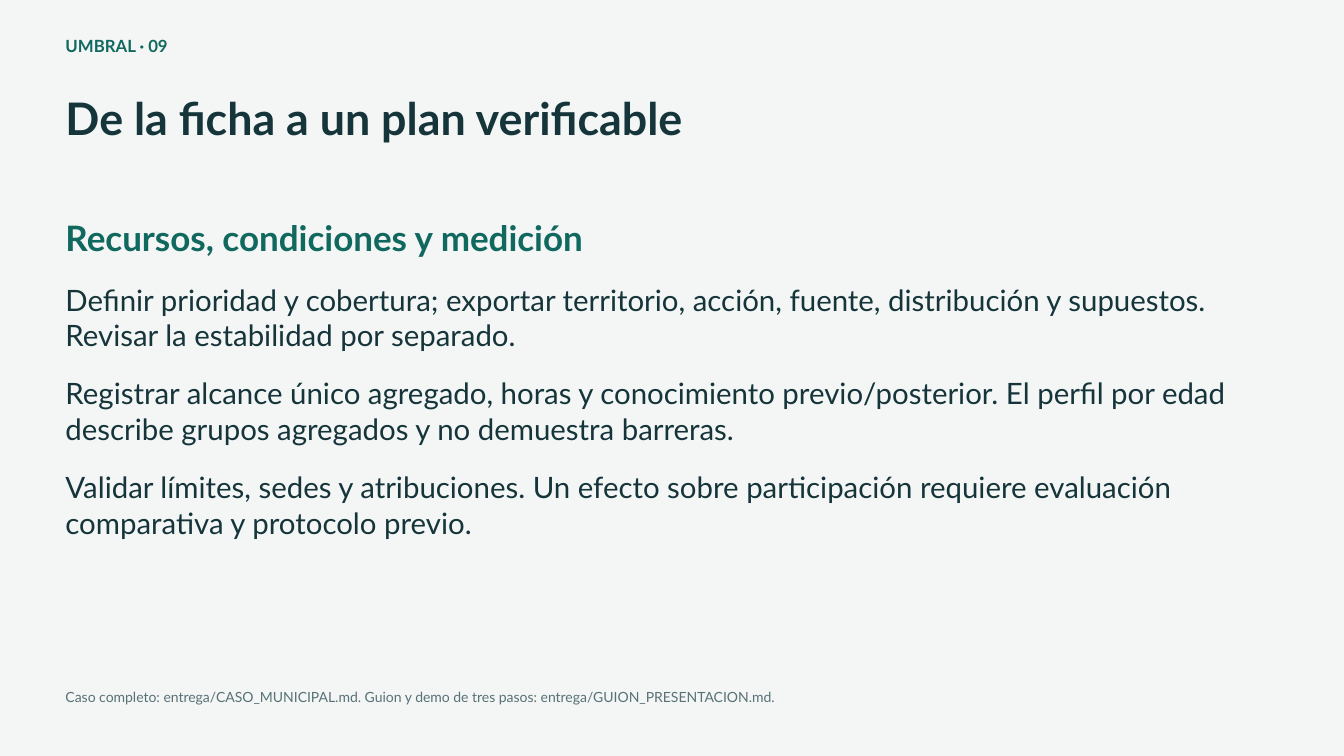
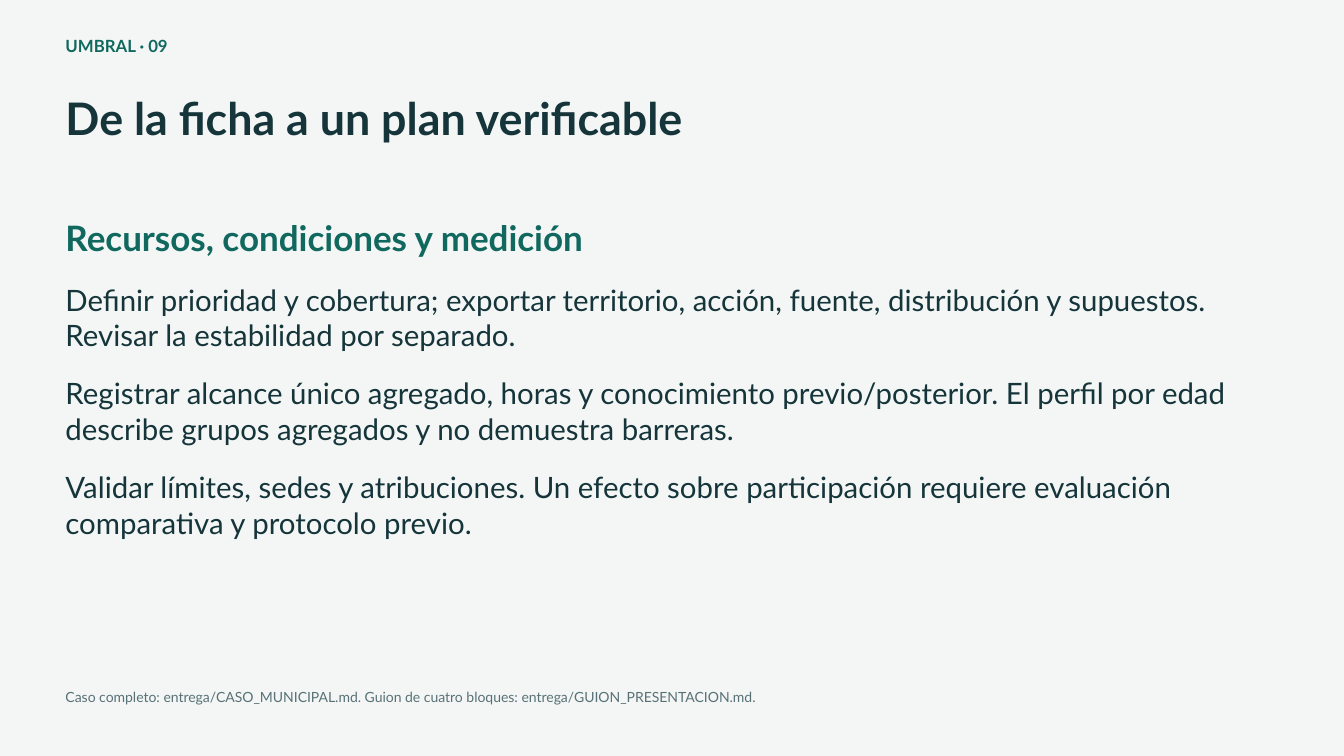
Before and after one commit to Donatelatrump/Ine_Hackaton_2026, a slide deck: slide 9 of 02_Prediccion_y_escenarios_de_riesgo/entrega/presentacion/Umbral_presentacion.pptx. Drawn at 1344x756 pixels with LibreOffice and Linux fonts; fonts in the diff are those of the drawing. Boxes give left, top, right and bottom in pixels: in the first picture for what was removed or moved away, otherwise in the second. Text is boxed around its words. In the diff, an @@ line names an element or a change of style, - is before the commit and + after.

```diff
--- a/02_Prediccion_y_escenarios_de_riesgo/entrega/presentacion/Umbral_presentacion.pptx
+++ b/02_Prediccion_y_escenarios_de_riesgo/entrega/presentacion/Umbral_presentacion.pptx
@@ text at (65,691,756,705): text changed @@
-Caso completo: entrega/CASO_MUNICIPAL.md. Guion y demo de tres pasos: entrega/GUION_PRESENTACION.md.
+Caso completo: entrega/CASO_MUNICIPAL.md. Guion de cuatro bloques: entrega/GUION_PRESENTACION.md.
```
Also in this commit, not shown: 3 other slides changed, 24 other files.
